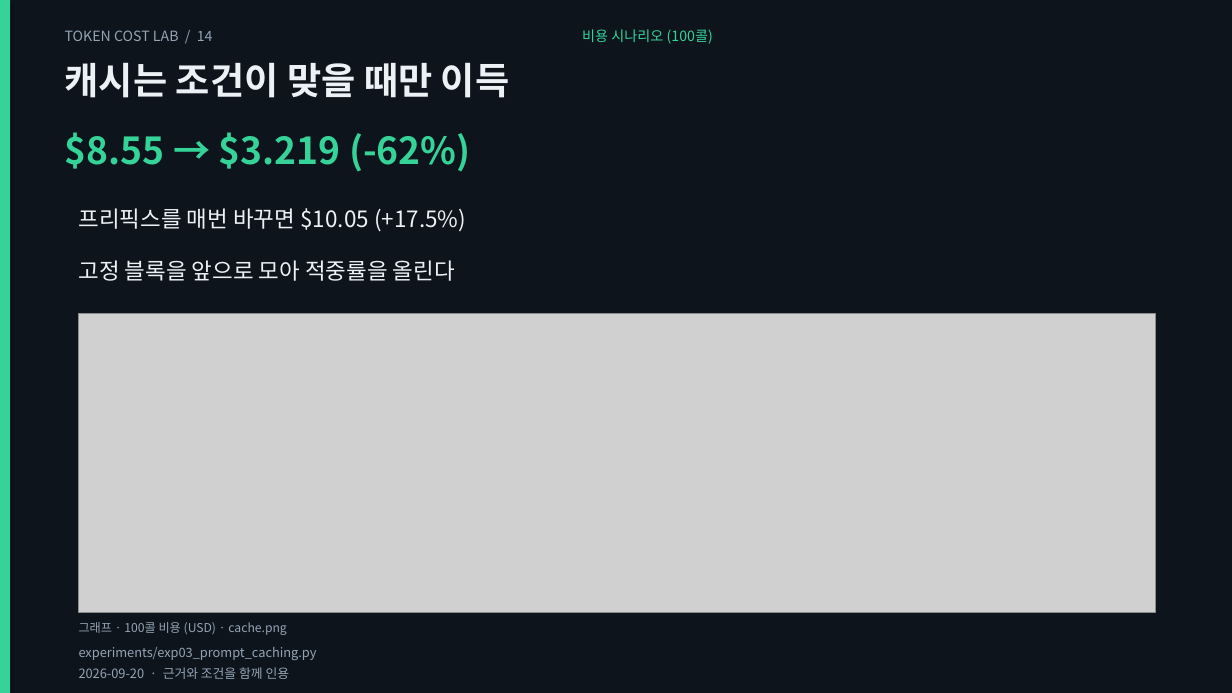
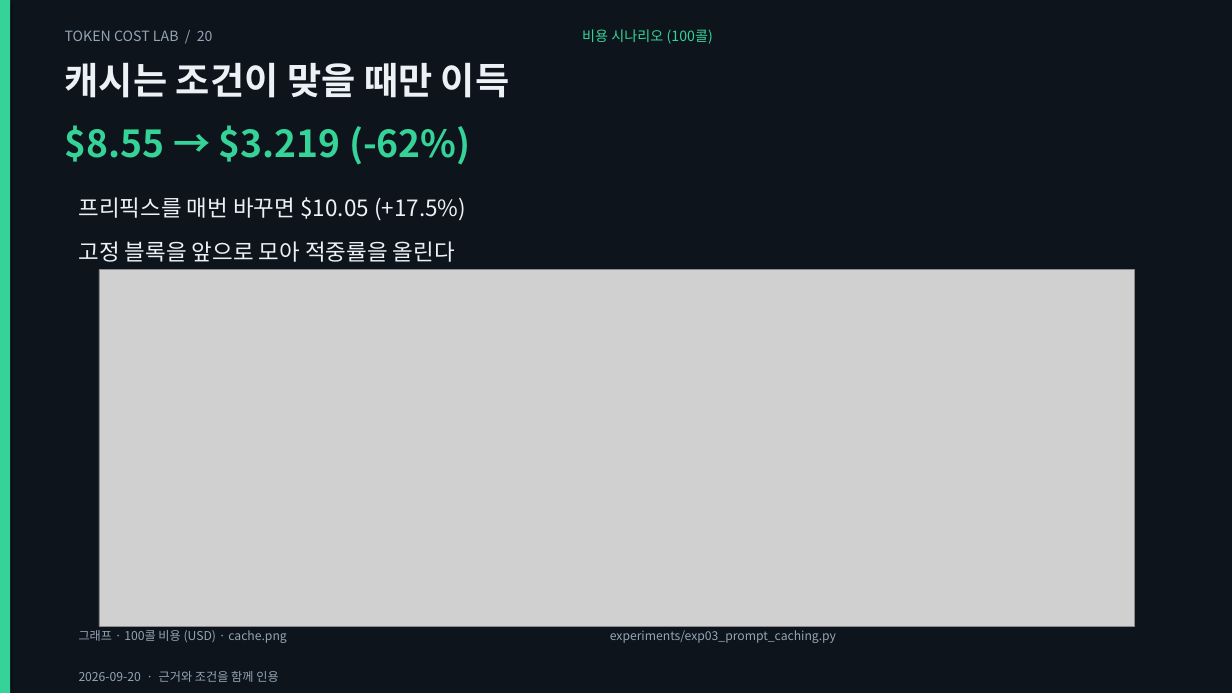
Before and after one commit to giyeop-cody/token-cost-lab, a slide deck: slide 20 of presentation/token_cost_main.pptx (slide 14 before the commit). Drawn at 1232x693 pixels with LibreOffice and Linux fonts; fonts in the diff are those of the drawing; grey boxes stand for pictures. Boxes give left, top, right and bottom in pixels: in the first picture for what was removed or moved away, otherwise in the second. Text is boxed around its words. In the diff, an @@ line names an element or a change of style, - is before the commit and + after.

Commit message:
feat: rebuild the decks as a visual talk — bigger charts, price table, section dividers
그래프를 슬라이드 전폭·전고로 키우고, 단가 표 슬라이드와 구간 표지를 넣어
발표 흐름(01 언어 → 02 출력·추론 → 03 캐시·컨텍스트 → 04 사례·적용)을 만들었다.

- 그래프 11종으로 확대: 추가 3종
  · monthly  워크플로 A/B 월 청구서(월 1,760건, 모델 6종) — B가 -64~-69%
  · cache_hit 캐시 적중률별 100콜 비용 곡선 + 손익분기 22.0%
  · usage_mix 20턴 세션 토큰 구성 — 이력 재전송 75.1%, 생성은 2.3%
  tokenizer 차트는 영어=1.00 기준 4개 가로 막대로 재작성(넓은 화면에서 읽히게)
- 단가 표 슬라이드: lab/pricing.py에서 셀을 직접 생성(모델·입력·출력·출력÷입력·캐시 읽기)
- 구간 표지 5종(01~04 + 심화). 렌더러에 divider/table 레이아웃 추가
- 덱 구성: 통합 44 · 본편 34 · 보너스 16 · 에이전트 23 · 케이스 15장
  차트 33장 · 표 2장 · 표지 5장. stack 차트와 중복되는 텍스트 슬라이드는 제거
- 검증: 표 셀 대조(단가 스냅샷) · 모든 차트가 덱에서 실제 사용되는지 · 표지에도 멘트·노트 요구
  · 월 청구서/캐시 곡선/토큰 구성의 재계산 대조 — 테스트 120 (신규 3)
- 문서: presentation/README(그래프 표), RETIRED(장수·재주장 17), REASSERTED·CORRECTIONS 동기화

```diff
--- a/presentation/token_cost_main.pptx
+++ b/presentation/token_cost_main.pptx
@@ text at box(65, 30, 213, 41): text changed @@
-TOKEN COST LAB / 14
+TOKEN COST LAB / 20
@@ text "$8.55 → $3.219 (-62%)": place and size @@
-text "$8.55 → $3.219 (-62%)" at box(65, 132, 471, 172)
+text "$8.55 → $3.219 (-62%)" at box(65, 125, 471, 165)
@@ text "프리픽스를 매번 바꾸면 $10.05 (+17.5%)": place and size @@
-text "프리픽스를 매번 바꾸면 $10.05 (+17.5%)" at box(79, 208, 466, 232)
+text "프리픽스를 매번 바꾸면 $10.05 (+17.5%)" at box(79, 197, 466, 221)
@@ text "고정 블록을 앞으로 모아 적중률을 ...": place and size @@
-text "고정 블록을 앞으로 모아 적중률을 ..." at box(79, 260, 455, 281)
+text "고정 블록을 앞으로 모아 적중률을 ..." at box(79, 241, 455, 262)
@@ picture: place and size @@
-picture at box(79, 313, 1155, 613)
+picture at box(99, 270, 1135, 627)
@@ text "그래프 · 100콜 비용 (USD) ...": place and size @@
-text "그래프 · 100콜 비용 (USD) ..." at box(79, 622, 286, 635)
+text "그래프 · 100콜 비용 (USD) ..." at box(79, 630, 286, 643)
@@ text "experiments/exp03_prompt_caching.py" at box(610, 630, 836, 643): size 10 to 9.5 pt @@
@@ text "experiments/exp03_prompt_caching.py": place and size @@
-text "experiments/exp03_prompt_caching.py" at box(79, 647, 317, 660)
+text "experiments/exp03_prompt_caching.py" at box(610, 630, 836, 643)
@@ text "2026-09-20 · 근거와 조건을 함께 ..." at box(79, 671, 278, 682): size 10 to 9.5 pt @@
```
Also in this commit, not shown: 20 other slides changed, 10 slides added, 3 slides removed, 37 other files.
